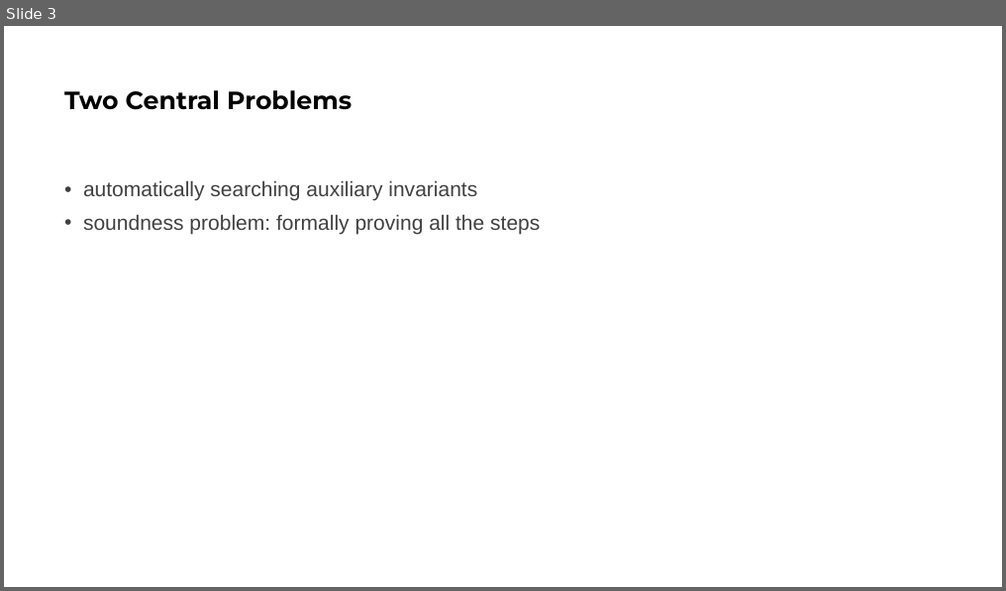
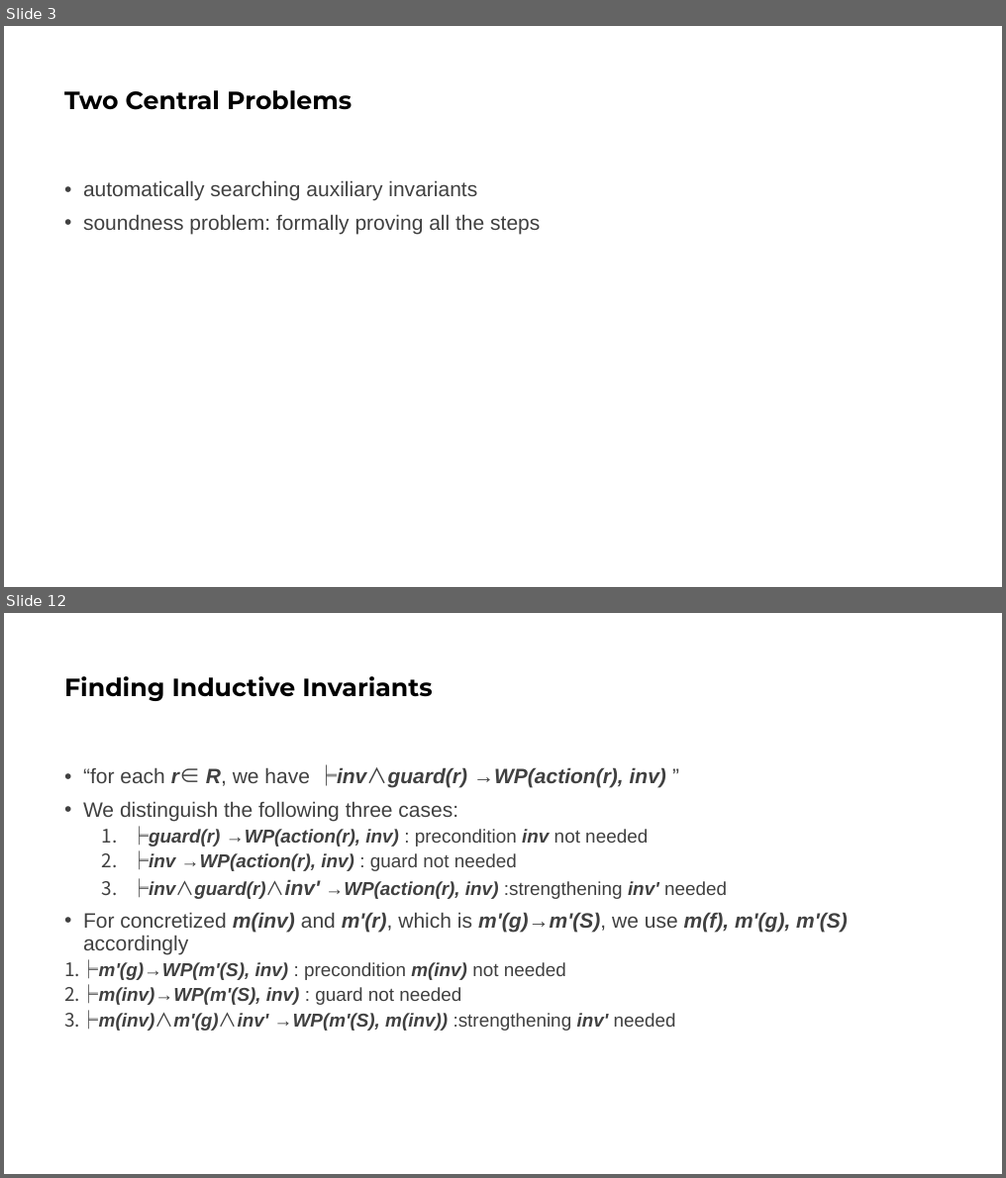
Before and after one commit to bacmive/paper_notes, a slide deck: notes9-paraverifier.pptx. Shown one above the other, each under a label of ours: slide 3 before the commit, slides 3 and 12 after it; the slides between them are not shown. The pictures are 1006x591 and 1006x1178 pixels, drawn with LibreOffice and Linux fonts; fonts in the diff are those of the drawing. Boxes give left, top, right and bottom in pixels: in the first picture for what was removed or moved away, otherwise in the second. Text is boxed around its words. In the diff, an @@ line names an element or a change of style, - is before the commit and + after.

```diff
--- a/notes9-paraverifier.pptx
+++ b/notes9-paraverifier.pptx
@@ slide 12 added at (x1=4, y1=613, x2=1002, y2=1174), background #FFFFFF @@
@@ title added at (x1=64, y1=676, x2=432, y2=701), 24 pt, text #000000, bold @@
+Finding Inductive Invariants
@@ text added at (x1=64, y1=764, x2=847, y2=1031), 18 pt, text #404040, bold, italic @@
+• “for each r∈ R, we have ╞inv∧guard(r) →WP(action(r), inv) ”
+• We distinguish the following three cases:
+  1. ╞guard(r) →WP(action(r), inv) : precondition inv not needed
+  2. ╞inv →WP(action(r), inv) : guard not needed
+  3. ╞inv∧guard(r)∧inv' →WP(action(r), inv) :strengthening inv' needed
+• For concretized m(inv) and m'(r), which is m'(g)→m'(S), we use m(f), m'(g), m'(S) accordingly
+  1. ╞m'(g)→WP(m'(S), inv) : precondition m(inv) not needed
+  2. ╞m(inv)→WP(m'(S), inv) : guard not needed
+  3. ╞m(inv)∧m'(g)∧inv' →WP(m'(S), m(inv)) :strengthening inv' needed
```
Also in this commit, not shown: 3 slides changed, 11 other slides added, 7 slides removed, 1 other file.
